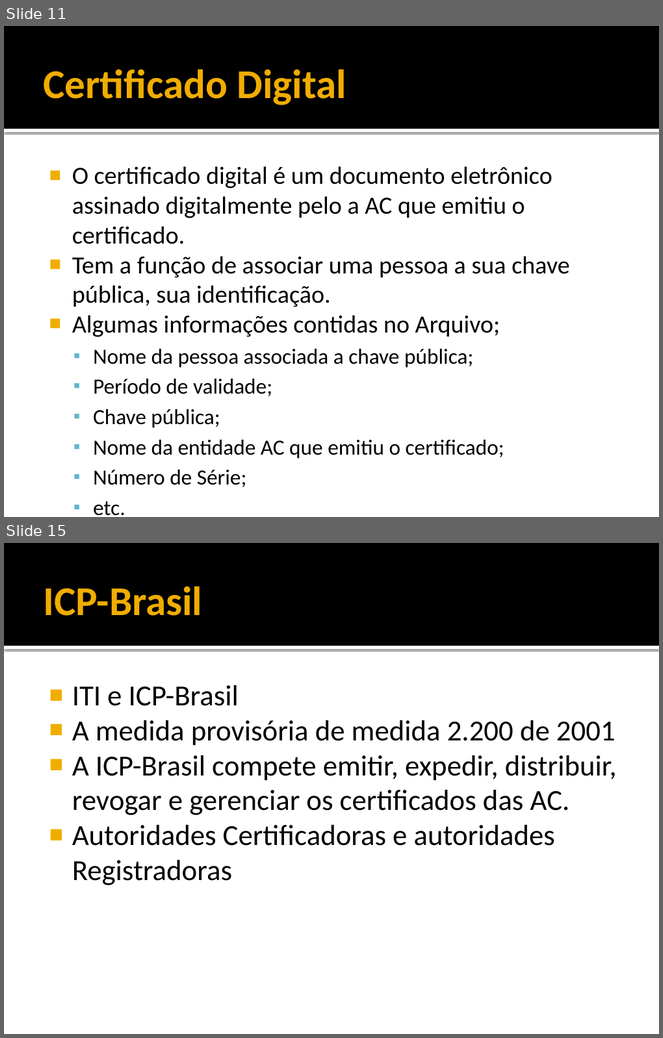
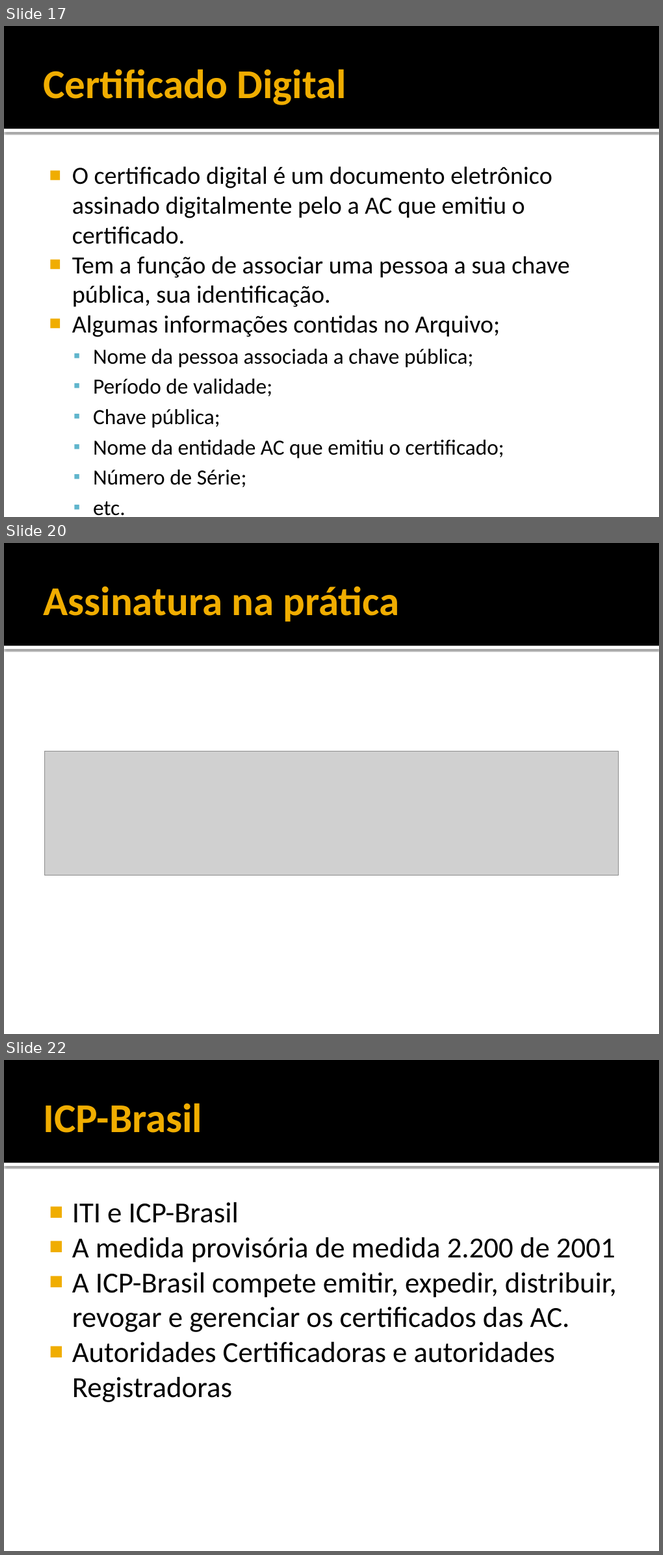
Before and after one commit to rayu1988/svn-jeanbruno, a slide deck: DOCS/TCC/5 - APRESENTAÇÃO.pptx. Shown one above the other, each under a label of ours: slides 11 and 15 before the commit, slides 17, 20 and 22 after it; the slides between them are not shown. The pictures are 663x1038 and 663x1555 pixels, drawn with LibreOffice and Linux fonts; fonts in the diff are those of the drawing; grey boxes stand for pictures. Boxes give left, top, right and bottom in pixels: in the first picture for what was removed or moved away, otherwise in the second. Text is boxed around its words. In the diff, an @@ line names an element or a change of style, - is before the commit and + after.

```diff
--- a/DOCS/TCC/5 - APRESENTAÇÃO.pptx
+++ b/DOCS/TCC/5 - APRESENTAÇÃO.pptx
@@ slide 20 added at [4, 543, 659, 1034], background #FFFFFF; not listed: 2 template elements that a slide beside it also shows @@
@@ title added at [43, 586, 399, 622], 45 pt, text #F0AD00, bold @@
+Assinatura na prática
@@ picture added at [44, 752, 619, 876] @@
@@ what was slide 11 is now slide 17 @@
@@ what was slide 15 is now slide 22 @@
```
Also in this commit, not shown: 2 slides changed, 7 other slides added.
